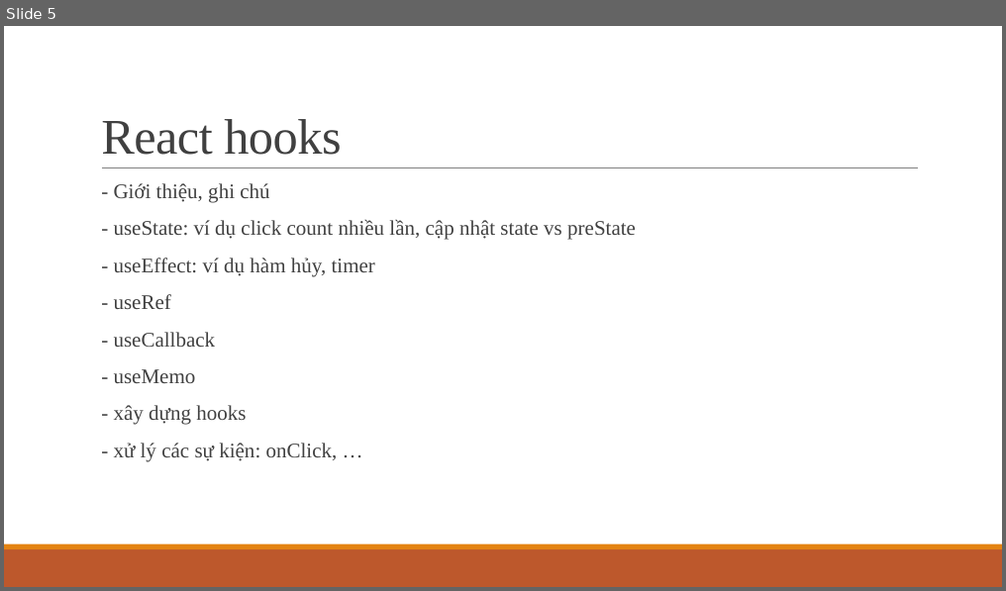
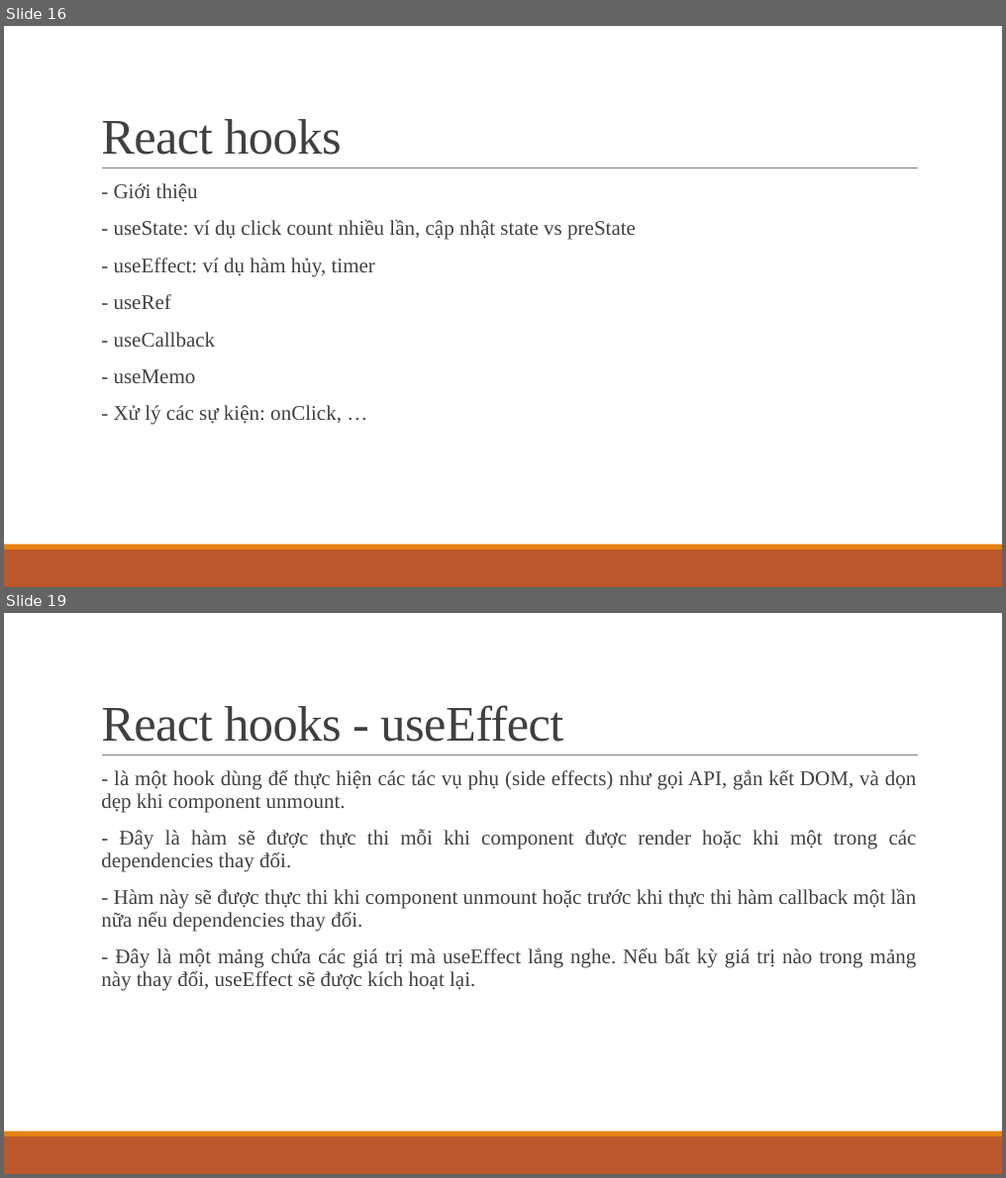
Before and after one commit to ddinhftieens/tranning-react, a slide deck: react_ts.pptx. Shown one above the other, each under a label of ours: slide 5 before the commit, slides 16 and 19 after it; the slides between them are not shown. The pictures are 1006x591 and 1006x1178 pixels, drawn with LibreOffice and Linux fonts; fonts in the diff are those of the drawing. Boxes give left, top, right and bottom in pixels: in the first picture for what was removed or moved away, otherwise in the second. Text is boxed around its words. In the diff, an @@ line names an element or a change of style, - is before the commit and + after.

```diff
--- a/react_ts.pptx
+++ b/react_ts.pptx
@@ slide 19 added at box(4, 613, 1002, 1174), background #FFFFFF; not listed: 3 template elements that a slide beside it also shows @@
@@ title added at box(101, 705, 563, 742), 48 pt, text #404040 @@
+React hooks - useEffect
@@ text added at box(101, 769, 917, 991), 20 pt, text #404040 @@
+  - là một hook dùng để thực hiện các tác vụ phụ (side effects) như gọi API, gắn kết DOM, và dọn dẹp khi component unmount.
+  - Đây là hàm sẽ được thực thi mỗi khi component được render hoặc khi một trong các dependencies thay đổi.
+  - Hàm này sẽ được thực thi khi component unmount hoặc trước khi thực thi hàm callback một lần nữa nếu dependencies thay đổi.
+  - Đây là một mảng chứa các giá trị mà useEffect lắng nghe. Nếu bất kỳ giá trị nào trong mảng này thay đổi, useEffect sẽ được kích hoạt lại.
@@ what was slide 5 is now slide 16 @@
@@ slide 16 changed as well @@
@@ text at box(114, 183, 198, 202): text changed @@
-  - Giới thiệu, ghi chú
+  - Giới thiệu
@@ text at box(114, 405, 342, 425): text changed @@
-  - xây dựng hooks
-  - xử lý các sự kiện: onClick, …
+  - Xử lý các sự kiện: onClick, …
```
Also in this commit, not shown: 6 other slides changed, 18 other slides added, 2 other files.
